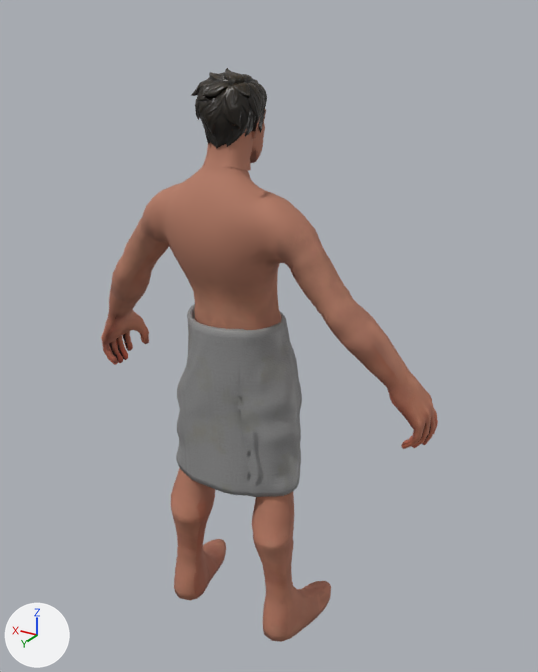
What one commit did to the FBX model content/models/sanya/sanya_towel_master.fbx.
Before and after are seen from a 50 mm camera at (-131.0, 195.0, 218.0) aimed at (7.0, -36.0, 103.0). The axes (+X, +Y, +Z) are drawn at lower left. The lights are the same throughout. The first picture is the older version. Where no turn or scale is listed for an object, it has been applied to the vertices.

Objects in the first picture: 'Cylinder.001', 'renderMesh0.140', 'renderMesh0.141', 'renderMesh0.148'.
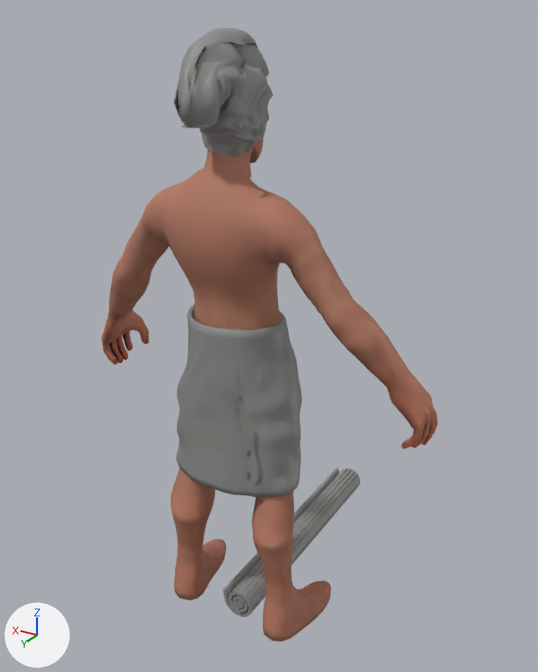
What differs and where, as boxes [x1, y1, x2, y2] in the pictures (538 x 672 px):
'head_towel', added: after [174, 28, 273, 157]
'weapon', added: after [223, 468, 360, 617]
'renderMesh0.148', deleted: before [191, 68, 267, 149]

The change, as a list of edits to the scene's bpy script:
```text
Add me_plane:
    me_plane.from_pydata(...)  # 3104 vertices, 6026 faces; spans x -12.7..11.6, y -26.4..11.2, z -31.1..4.9
    me_plane.materials.append(mat_towel_001)  # picture img_fabrics_0042_color_1k_png
Add me_plane_002:
    me_plane_002.from_pydata(...)  # 482 vertices, 627 faces; spans x -5.8..8.0, y -103.9..0.0, z -6.6..5.6
    me_plane_002.materials.append(mat_towel_001)  # picture img_fabrics_0042_color_1k_png
Remove ob_rendermesh0_148:
    ob_rendermesh0_148 = bpy.data.objects.new('renderMesh0.148', me_rendermeshshape0_150)
    ob_rendermesh0_148.location = (0.0, 0.0, 0.0)
Add ob_head_towel:
    ob_head_towel = bpy.data.objects.new('head_towel', me_plane)
    ob_head_towel.location = (0.6, 11.1, 210.3)
Add ob_weapon:
    ob_weapon = bpy.data.objects.new('weapon', me_plane_002)
    ob_weapon.location = (-0.2, 0.3, 0.3)
```
